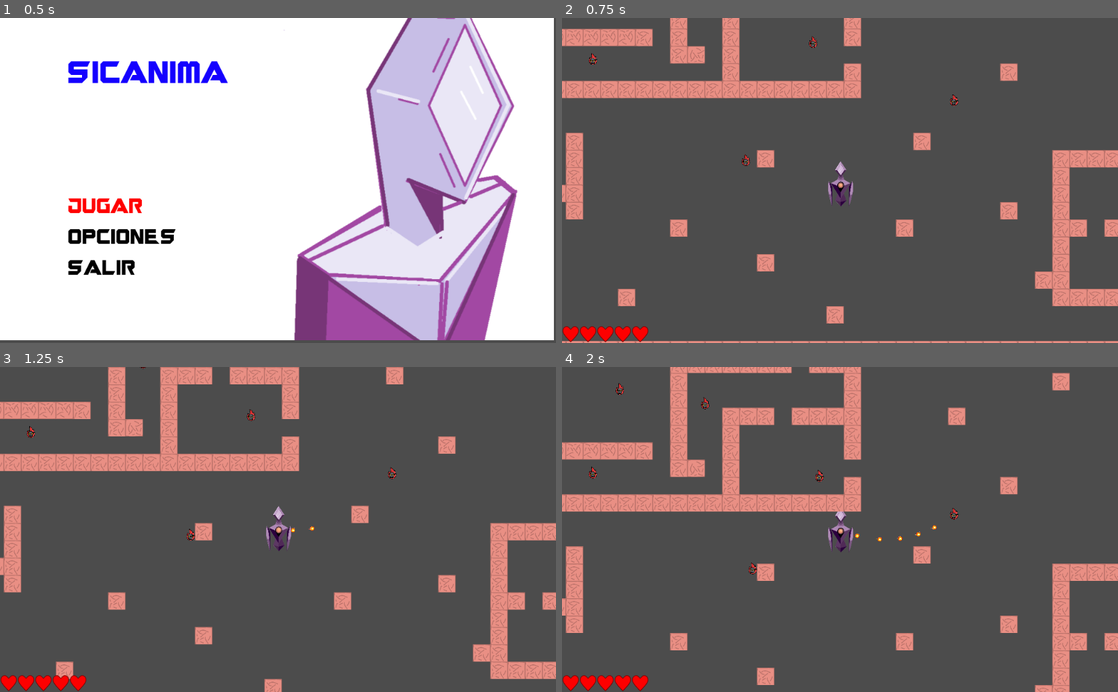
Above: before the commit, frames 1-4 (two rows, left to right).
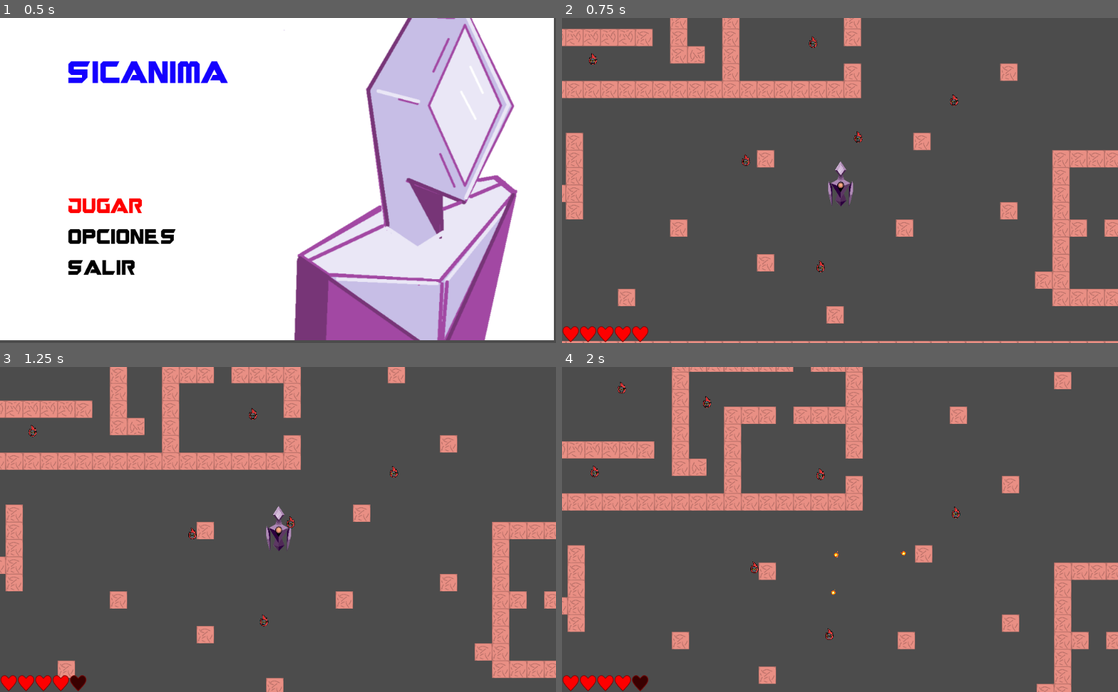
Above: after the commit, the same moments.

Repository: felipe-canales/LVAGames
Game: Godot game, scene res://nodos/MainMenu.tscn
Same seed, same stepped clock (60 frames per second), same inputs: the game is played once before the commit and once after it.
Inputs:
- Up to frame 1 (0.5 s): no input
- Up to frame 2 (0.75 s): tap Enter (enter) at 0.5, 0.6 s; hold W (player_up) from 0.53 s (still down)
- Up to frame 3 (1.25 s): keep holding W (player_up)
- Up to frame 4 (2 s): keep holding W (player_up); tap Enter (enter) at 1.35 s

Frame 1 is identical in both runs. In frame 2, less than 0.1% of the frame differs, in the area x 45-54%, y 34-79%; in frame 3, 6.3%; in frame 4, 7.0%, in the area x 0-100%, y 0-100%.

Commit message:
Arreglando bugs de disparo

Diff:
--- a/Chapters/Chapter1/level_test.tscn
+++ b/Chapters/Chapter1/level_test.tscn
@@ -64,4 +64,10 @@
 [node name="Enemy9" parent="Enemy_Group" instance=ExtResource( 2 )]
 position = Vector2( 874.77, 323.483 )
 
+[node name="Enemy2" parent="Enemy_Group" instance=ExtResource( 2 )]
+position = Vector2( 625.756, 644.546 )
+
+[node name="Enemy7" parent="Enemy_Group" instance=ExtResource( 2 )]
+position = Vector2( 703.298, 377.913 )
+
 [node name="UI" parent="." instance=ExtResource( 4 )]
--- a/nodos/Enemy.gd
+++ b/nodos/Enemy.gd
@@ -39,8 +39,8 @@
 
 	move_and_slide(Vector2(movcont_x, movcont_y).normalized() * velocidad * delta)
 
-func _on_Dao_area_entered(area):
-	if area.get_name().begins_with("Proyectil"):
+func _on_Dao_area_entered(area:Area2D):
+	if "Bullets" in area.get_groups():
 		vida -= 1
 		print(vida)
 
--- a/nodos/Gun.gd
+++ b/nodos/Gun.gd
@@ -20,16 +20,18 @@
 var min_enemy
 var enemigos_novisibles = []
 
+var rot = 0
+var target_enemy
+var min_dist = 999999999999
 
 func _ready():
 	pass # Replace with function body.
 
-func _physics_process(delta):
+func _process(delta):
 
 	var min_dist = 999999999999
-	var target_enemy
+	for enemigo in enemigos:
 
-	for enemigo in enemigos:
 		if !(enemigo in enemigos_novisibles):
 			vector_distancia = enemigo.get_global_position() - get_global_position()
 			distancia = vector_distancia.length_squared()
@@ -44,25 +46,6 @@
 				else:
 					target_enemy = min_enemy
 
-		if target_enemy:
-			if target_enemy.destroyed:
-				target_enemy.queue_free()
-				enemigos.erase(target_enemy)
-
-			rotation = ((target_enemy.global_position - global_position).angle())
-
-			if bullet_cooldown_counter >= bullet_cooldown:
-				var bullet_inst = bullet.instance()
-				bullet_inst.global_position = global_position
-				bullet_inst.rotation = rotation
-				bullet_cooldown_counter = 0
-				get_tree().get_root().add_child(bullet_inst)
-
-				bullet_fire = true
-
-	if bullet_fire:
-		bullet_cooldown_counter += delta
-
 	for enemigo in enemigos_novisibles:
 
 		var space_state = get_world_2d().get_direct_space_state()
@@ -71,6 +54,29 @@
 		if (collision == enemigo):
 			enemigos_novisibles.erase(enemigo)
 
+func _physics_process(delta):
+
+	if target_enemy != null:
+
+		if target_enemy.destroyed:
+			target_enemy.queue_free()
+			enemigos.erase(target_enemy)
+			target_enemy = null
+
+		if target_enemy != null:
+			rot = ((target_enemy.global_position - global_position).angle())
+			if bullet_cooldown_counter >= bullet_cooldown:
+					var bullet_inst = bullet.instance()
+					bullet_inst.global_position = global_position
+					bullet_inst.rotation = rot
+					bullet_cooldown_counter = 0
+					get_tree().get_root().add_child(bullet_inst)
+
+					bullet_fire = true
+
+			if bullet_fire:
+				bullet_cooldown_counter += delta
+
 func _on_Gun_body_entered(body:Node):
 
 
--- a/nodos/MainMenu.gd
+++ b/nodos/MainMenu.gd
@@ -51,6 +51,7 @@
 		match boton:
 
 			jugar:
+
 				var niv = chapter1.instance()
 				get_tree().get_root().add_child(niv)
 
Not shown, added: Assets/Mapa/Casa_1.png.import
Not shown, added: Assets/Mapa/fuente.png.import
Not shown, added: Assets/Mapa/pared_1.png.import
Not shown, added: Assets/Mapa/pared_2.png.import
Not shown, added: Assets/Mapa/puerta_1.png.import
Not shown, added: Assets/Mapa/puerta_2.png.import
Not shown, added: Assets/Mapa/ventana_1.png.import
Not shown, added: Assets/Mapa/ventana_2.png.import
